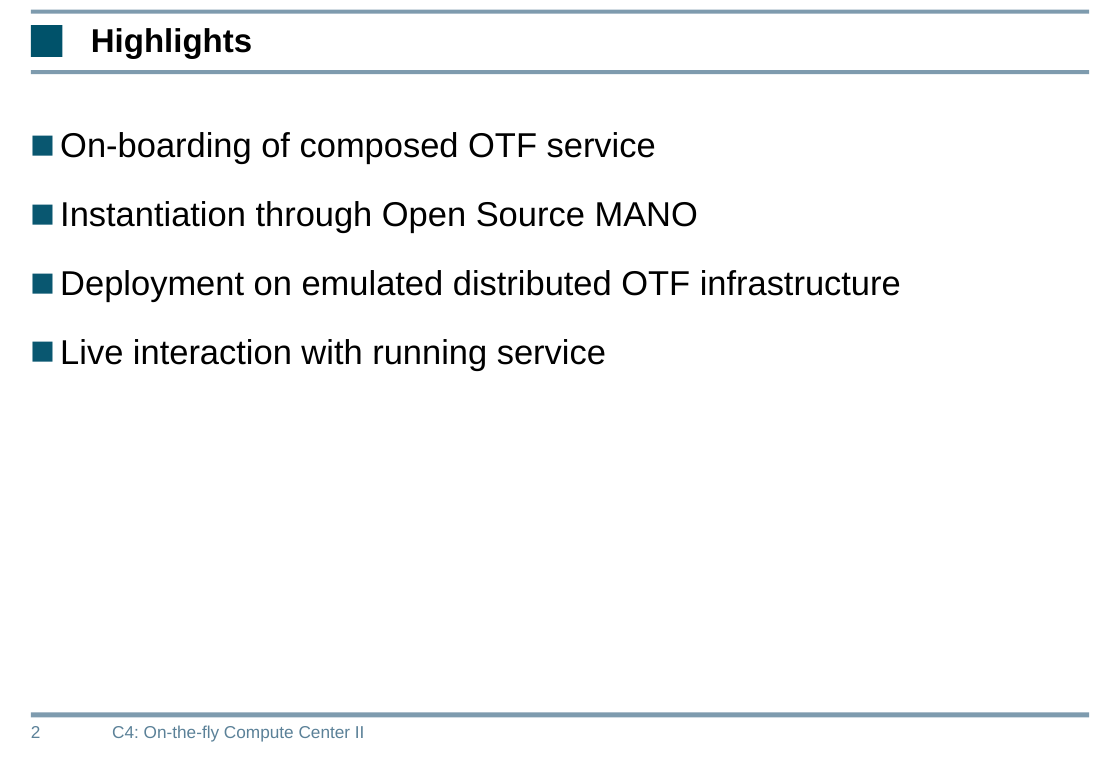
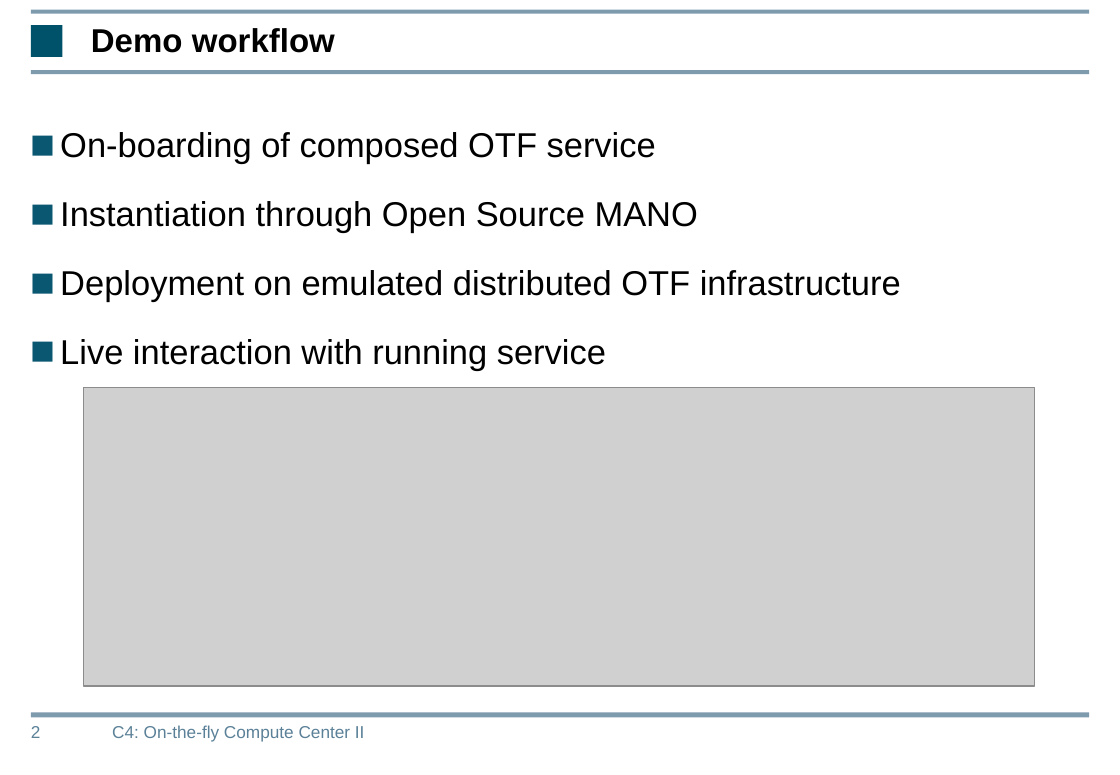
Before and after one commit to CN-UPB/demo-multi-platform-nfv-sdk, a slide deck: slide 2 of slides/sfb-slides.pptx. Drawn at 1120x775 pixels with LibreOffice and Linux fonts; fonts in the diff are those of the drawing; grey boxes stand for pictures; background and template pictures are left out. Boxes give left, top, right and bottom in pixels: in the first picture for what was removed or moved away, otherwise in the second. Text is boxed around its words. In the diff, an @@ line names an element or a change of style, - is before the commit and + after.

Commit message:
added sfb version of figure; included in slides

```diff
--- a/slides/sfb-slides.pptx
+++ b/slides/sfb-slides.pptx
@@ title at (91,28,335,53): text changed @@
-Highlights
+Demo workflow
@@ picture added at (84,388,1035,687) @@
```
Also in this commit, not shown: 3 other files.
